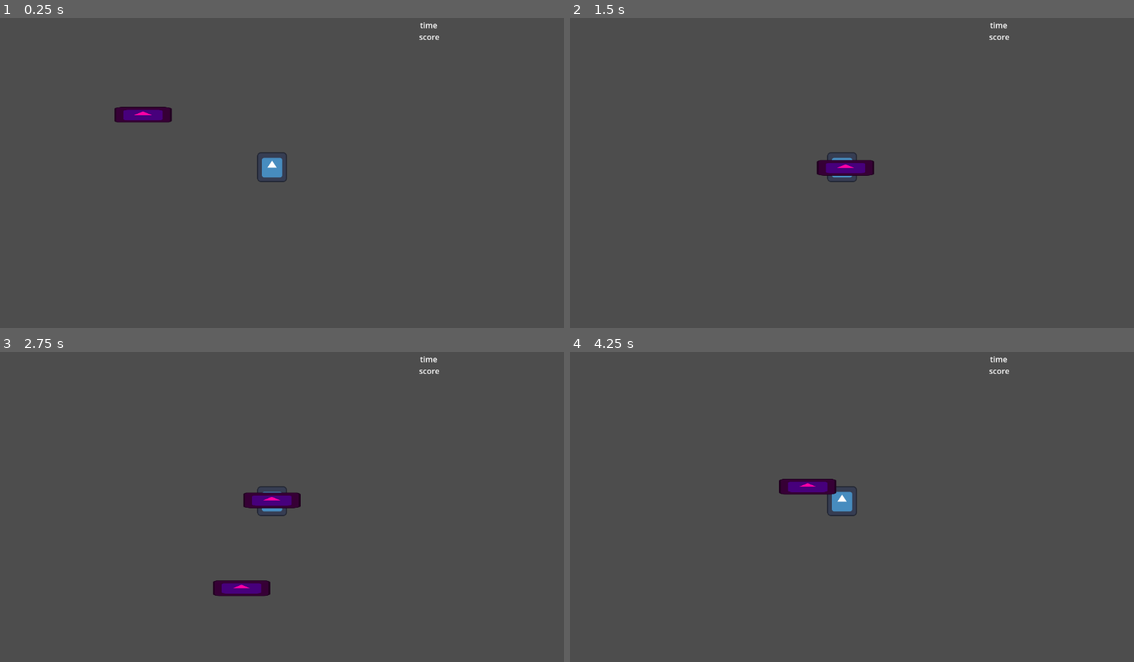
Above: before the commit, frames 1-4 (two rows, left to right).
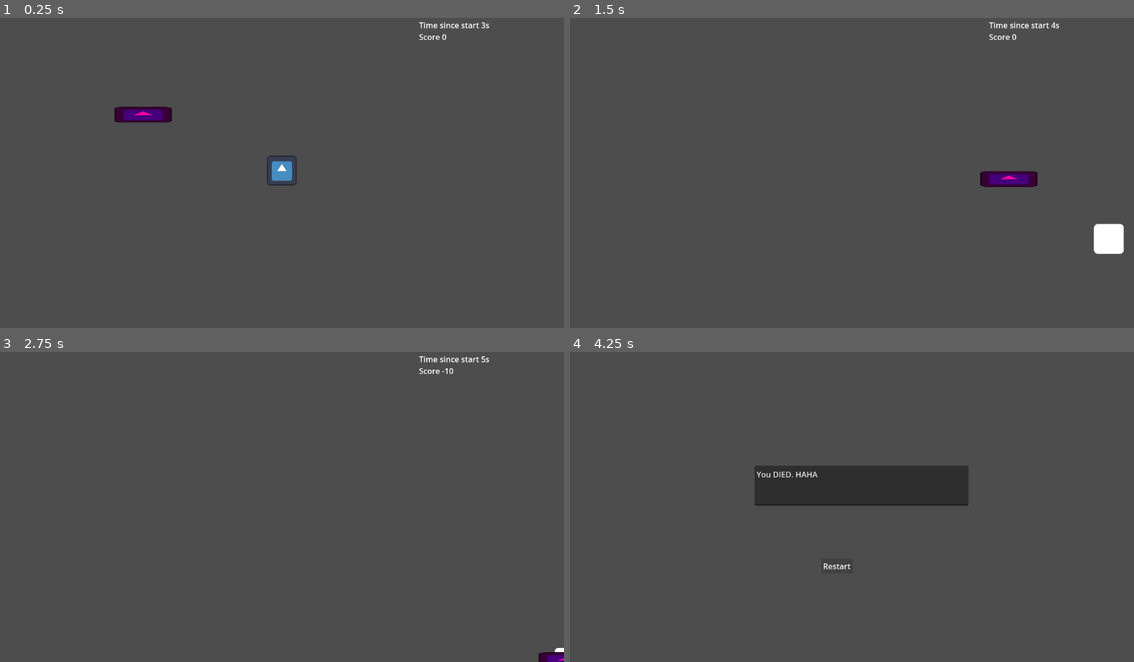
Above: after the commit, the same moments.

Repository: elVariable/gamejam
Game: Godot game, scene res://scences/main.tscn
Same seed, same stepped clock (60 frames per second), same inputs: the game is played once before the commit and once after it. The engine's default icon, where the game draws it, is replaced by a stand-in: a white triangle on a blue panel in a dark square.
Inputs (mouse positions are in pixels of both pictures, inside the frame that each line leads up to):
- Up to frame 1 (0.25 s): no input
- Up to frame 2 (1.5 s): hold D (Right) 0.53-1.28 s; tap U (Fire0) at 0.6 s; hold S (Down) from 1.28 s (still down); tap I (Fire1) at 1.35 s
- Up to frame 3 (2.75 s): release S (Down) at 2.03 s; hold D (Right) from 2.03 s (still down); tap O (Fire2) at 2.1 s
- Up to frame 4 (4.25 s): release D (Right) at 2.78 s; hold W (Up) 2.78-3.5 s; tap P (Fire3) at 2.85 s; click (835, 565) at 3.5 s, where only the run before the commit has a clickable "Restart"

The runs differ from the first frame. In frame 1, 0.6% of the frame differs, in the area x 21-87%, y 1-55%; in frame 2, 1.8%; in frame 3, 1.5%; in frame 4, 4.9%, in the area x 32-78%, y 1-71%.
Error before the commit: Parse Error: Identifier "GameManager" not declared in the current scope. (res://scripts/player.gd:48)

Commit message:
Add global GameManager

Diff:
--- a/project.godot
+++ b/project.godot
@@ -14,6 +14,10 @@
 run/main_scene="res://scences/main.tscn"
 config/features=PackedStringArray("4.2", "Forward Plus")
 config/icon="res://icon.svg"
+
+[autoload]
+
+GameManager="*res://scripts/game_manager.gd"
 
 [input]
 
